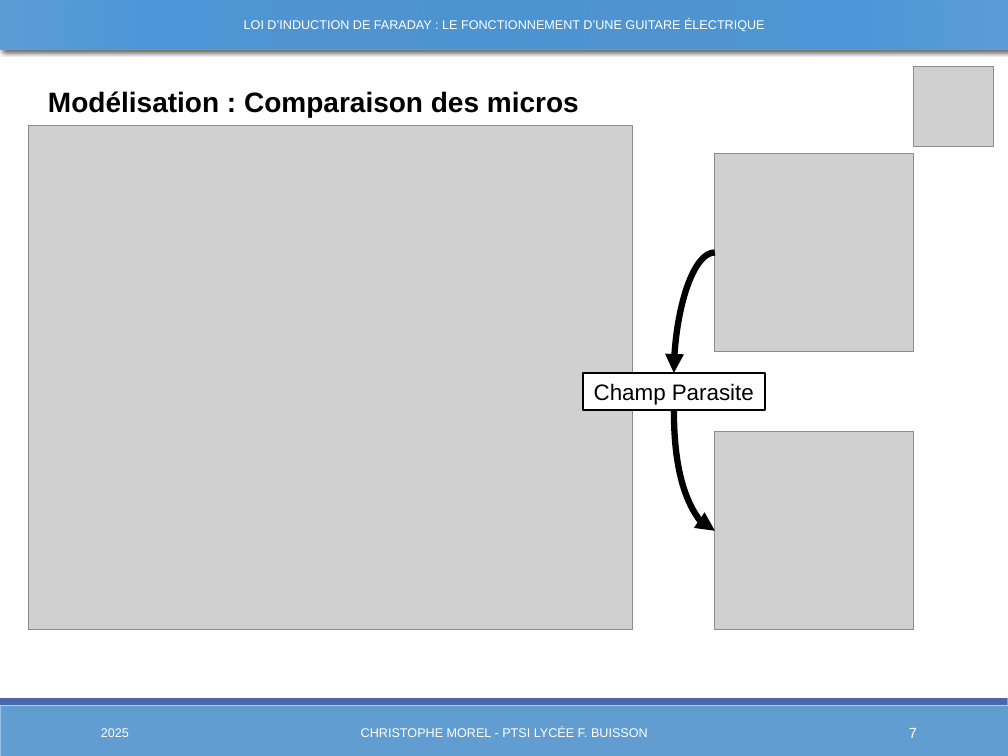
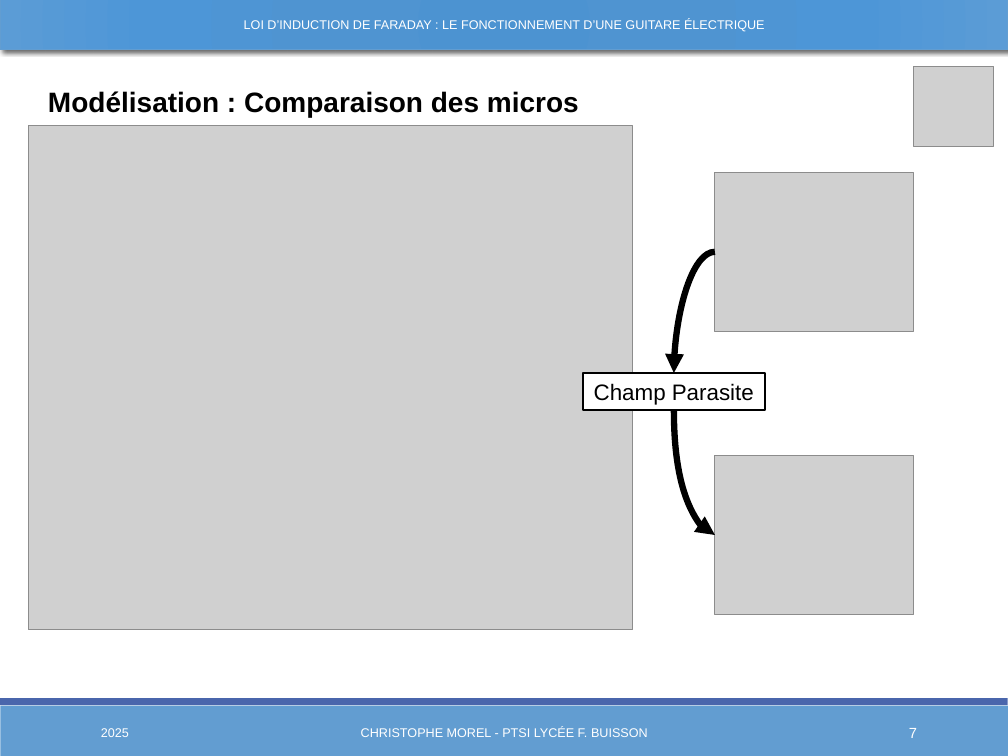
Before and after one commit to Chrismorel7/TIPE---Micro_guitare_elec, a slide deck: slide 7 of Views/Presentation3.pptx. Drawn at 1008x756 pixels with LibreOffice and Linux fonts; fonts in the diff are those of the drawing; grey boxes stand for pictures. Boxes give left, top, right and bottom in pixels: in the first picture for what was removed or moved away, otherwise in the second. Text is boxed around its words. In the diff, an @@ line names an element or a change of style, - is before the commit and + after.

```diff
--- a/Views/Presentation3.pptx
+++ b/Views/Presentation3.pptx
@@ picture: place and size @@
-picture at (715,153,913,352)
+picture at (715,172,913,331)
@@ curved arrow moved from (673, 410) - (715, 531) to (673, 410) - (715, 535) @@
@@ picture: place and size @@
-picture at (715,431,913,630)
+picture at (715,456,913,614)
```
Also in this commit, not shown: 6 other slides changed, 2 slides removed, 14 other files.
